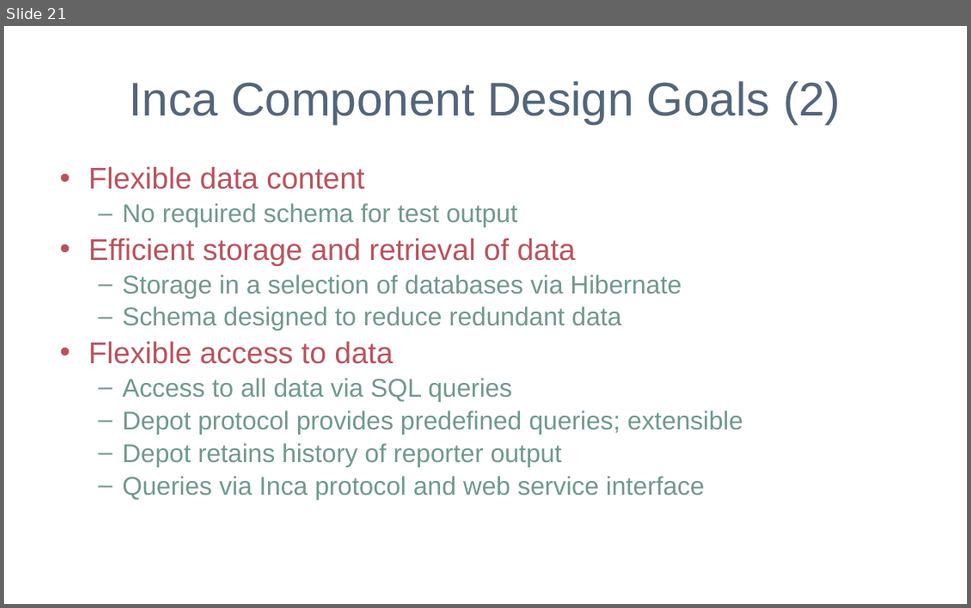
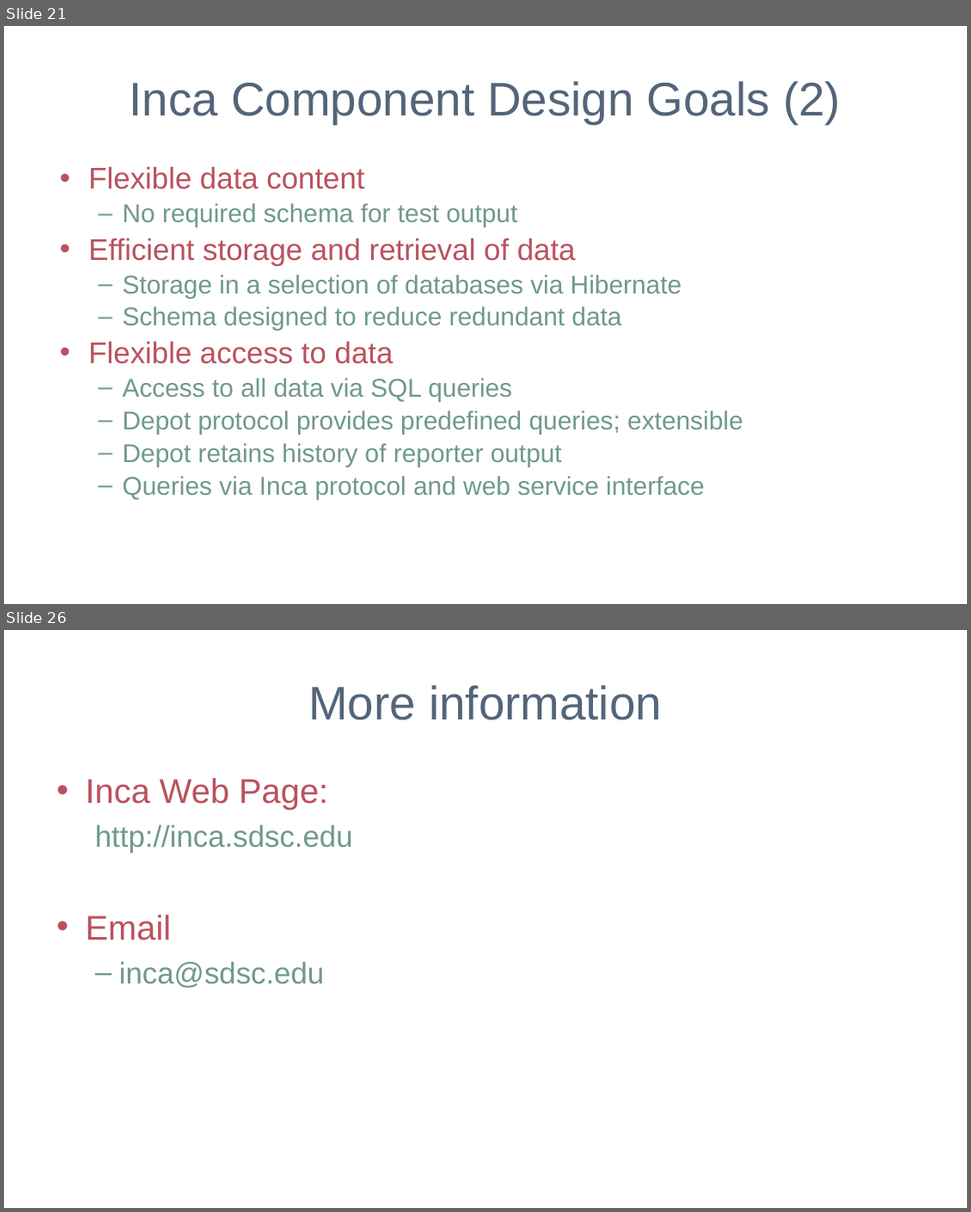
Before and after one commit to IncaProject/inca-xsede, a slide deck: talks/sc06/sc_06.ppt. Shown one above the other, each under a label of ours: slide 21 before the commit, slides 21 and 26 after it; the slides between them are not shown. The pictures are 971x608 and 971x1212 pixels, drawn with LibreOffice and Linux fonts; fonts in the diff are those of the drawing; background and template pictures are left out. Boxes give left, top, right and bottom in pixels: in the first picture for what was removed or moved away, otherwise in the second. Text is boxed around its words. In the diff, an @@ line names an element or a change of style, - is before the commit and + after.

Commit message:
Update TeraGrid slides and add a bit more information.

```diff
--- a/talks/sc06/sc_06.ppt
+++ b/talks/sc06/sc_06.ppt
@@ slide 26 added at <box>4,630,967,1208</box>, background #FFFFFF @@
@@ title added at <box>308,685,662,720</box>, 44 pt, text #53657A @@
+More information
@@ text added at <box>86,778,353,988</box>, 28 pt, text #6F998E @@
+• Inca Web Page:
+  http://inca.sdsc.edu
+• Email
+  – inca@sdsc.edu
```
Also in this commit, not shown: 6 slides changed, 6 other slides added, 2 slides removed.
